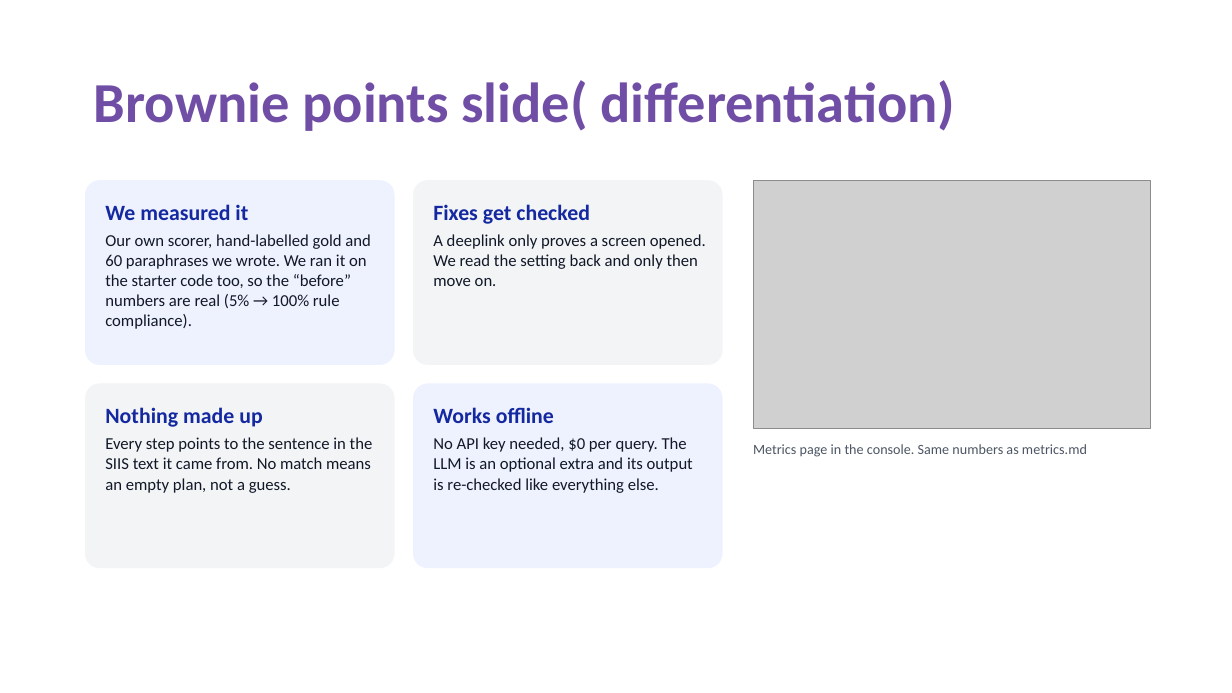
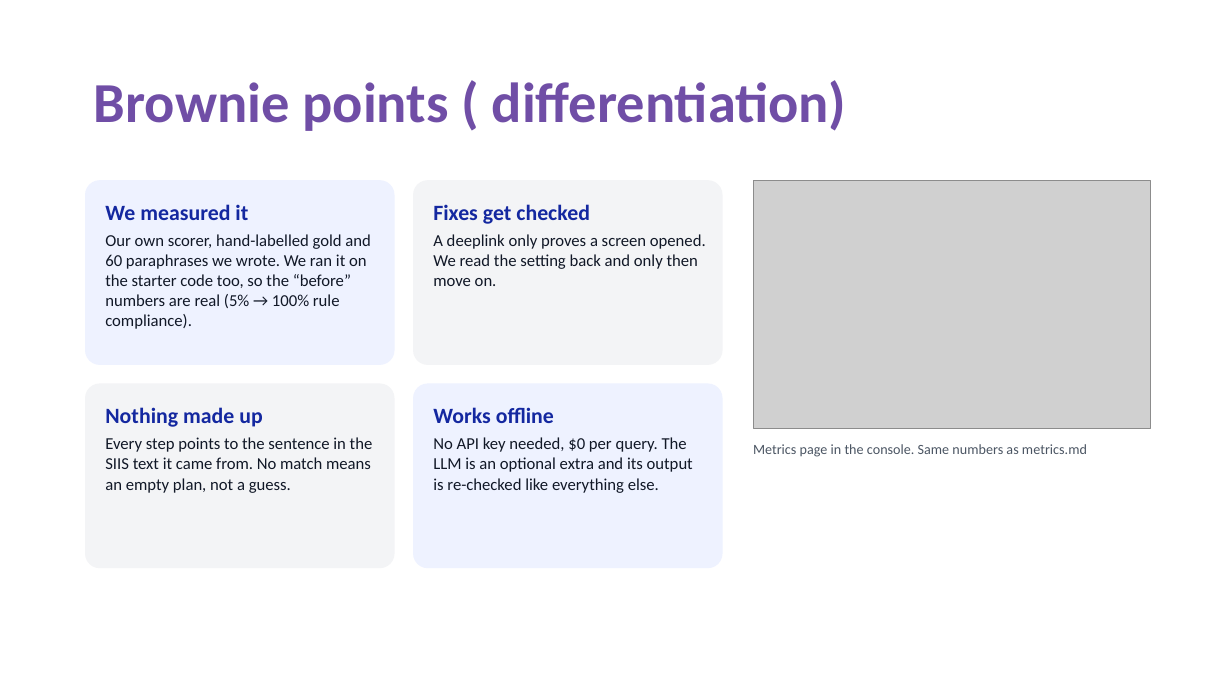
Before and after one commit to Aadi546/prism_project, a slide deck: slide 10 of CollegeName_TeamName_Submission.pptx. Drawn at 1232x693 pixels with LibreOffice and Linux fonts; fonts in the diff are those of the drawing; grey boxes stand for pictures. Boxes give left, top, right and bottom in pixels: in the first picture for what was removed or moved away, otherwise in the second. Text is boxed around its words. In the diff, an @@ line names an element or a change of style, - is before the commit and + after.

```diff
--- a/CollegeName_TeamName_Submission.pptx
+++ b/CollegeName_TeamName_Submission.pptx
@@ title at (94, 80, 847, 131): text changed @@
-Brownie points slide( differentiation)
+Brownie points ( differentiation)
```
Also in this commit, not shown: 2 other slides changed, 2 other files.
